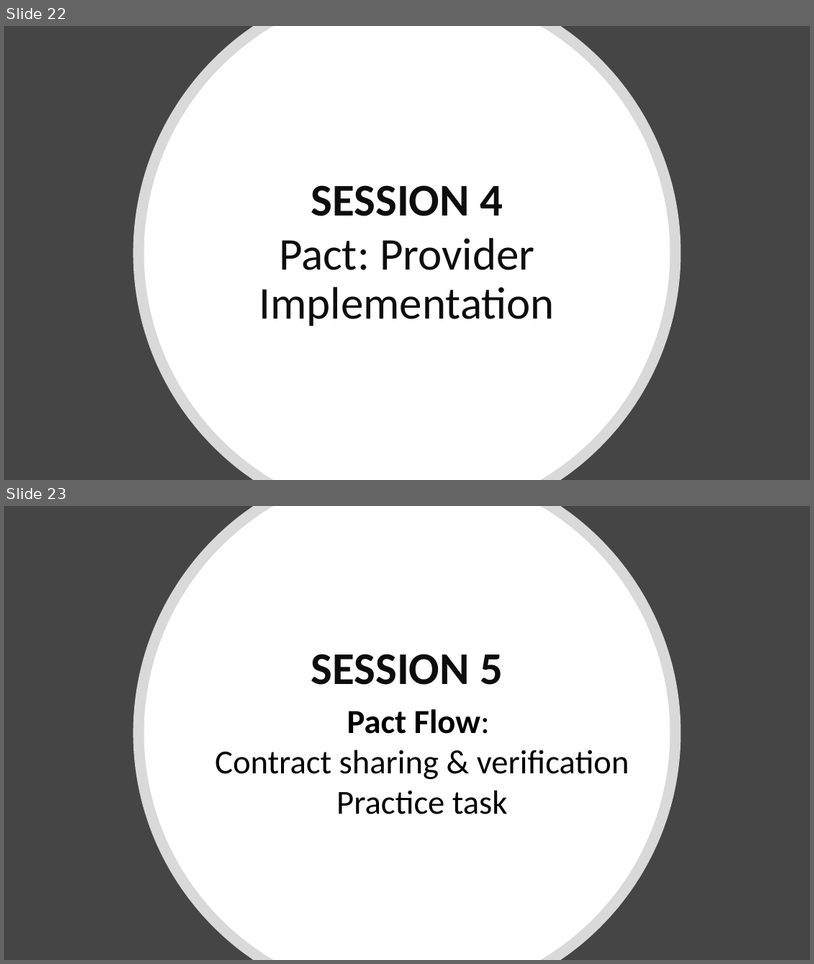
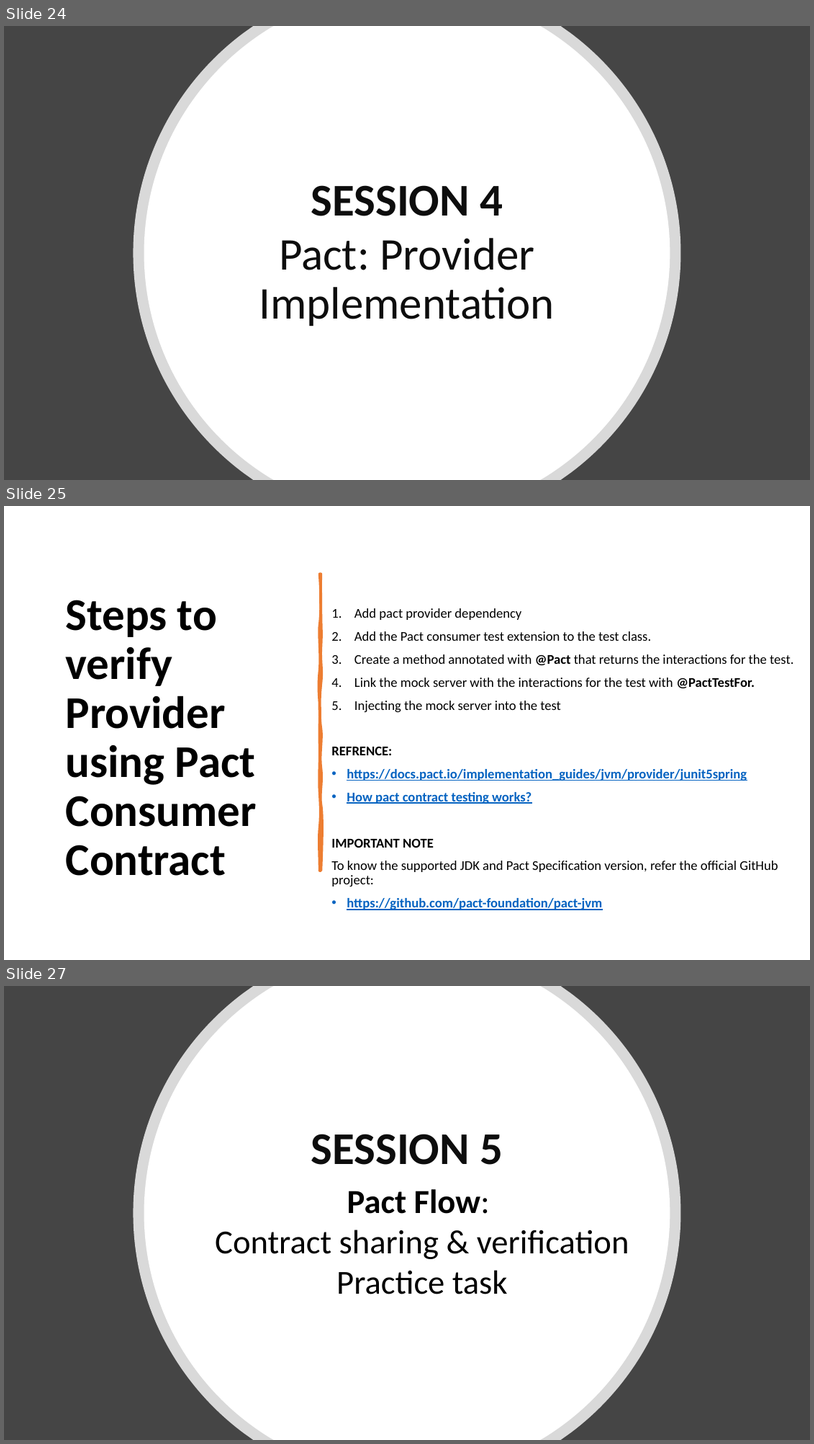
Before and after one commit to Kiranmoy/SpringBootRestService, a slide deck: setup-guide/Hands-on Pact.pptx. Shown one above the other, each under a label of ours: slides 22 and 23 before the commit, slides 24, 25 and 27 after it; the slides between them are not shown. The pictures are 814x964 and 814x1444 pixels, drawn with LibreOffice and Linux fonts; fonts in the diff are those of the drawing. Boxes give left, top, right and bottom in pixels: in the first picture for what was removed or moved away, otherwise in the second. Text is boxed around its words. In the diff, an @@ line names an element or a change of style, - is before the commit and + after.

```diff
--- a/setup-guide/Hands-on Pact.pptx
+++ b/setup-guide/Hands-on Pact.pptx
@@ slide 25 added at (4, 506, 810, 960), background #FFFFFF @@
@@ freeform shape added at (320, 574, 321, 870), fill #ED7D31, outline #ED7D31 3.25 pt @@
@@ title added at (66, 600, 257, 875), 54 pt, text #000000, bold @@
+Steps to verify Provider using Pact Consumer Contract
@@ text added at (332, 608, 794, 910), 16 pt, text #000000 @@
+1. Add pact provider dependency
+2. Add the Pact consumer test extension to the test class.
+3. Create a method annotated with @Pact that returns the interactions for the test.
+4. Link the mock server with the interactions for the test with @PactTestFor.
+5. Injecting the mock server into the test
+REFRENCE:
+• https://docs.pact.io/implementation_guides/jvm/provider/junit5spring
+• How pact contract testing works?
+IMPORTANT NOTE
+To know the supported JDK and Pact Specification version, refer the official GitHub project:
+• https://github.com/pact-foundation/pact-jvm
@@ what was slide 22 is now slide 24 @@
@@ what was slide 23 is now slide 27 @@
```
Also in this commit, not shown: 3 slides changed, 3 other slides added.
